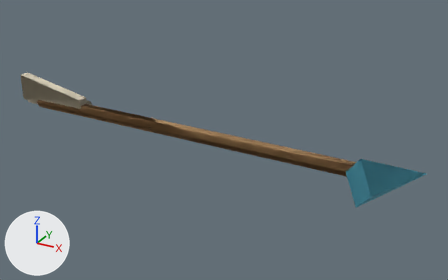
The glTF model client/public/assets/models/arrows/stacks/MithrilArrowStack5.glb, before and after one commit.
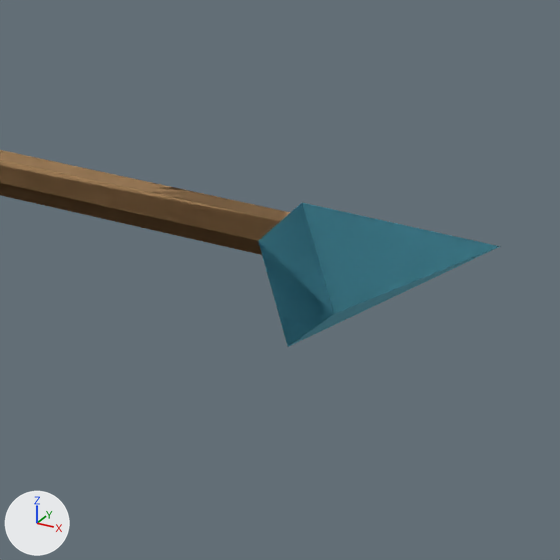
There are two pictures of each version: one whole from a 50 mm lens placed at (0.713, -1.09, 0.548), pointed at (0.103, 0.019, -0.007), one close up on the part from 58% to 100% of the width and 32% to 100% of the height. The lights are fixed; the arrows at lower left show +X, +Y and +Z. The first two pictures are the older version. Where no turn or scale is listed for an object, it has been applied to the vertices.

Objects in the first close-up: 'MithrilArrow_2_head', 'MithrilArrow_2_shaft', 'MithrilArrow_3_head', 'MithrilArrow_4_head', 'MithrilArrow_4_shaft', 'MithrilArrow_5_head', 'MithrilArrow_5_shaft' and 2 more.
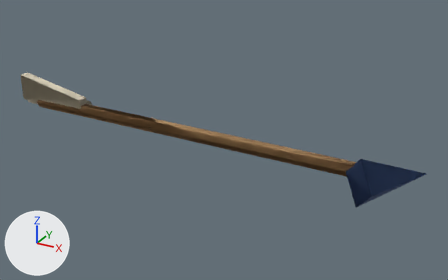
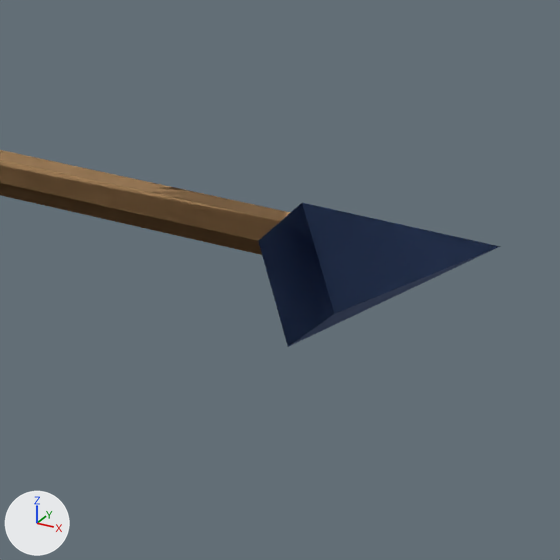
Where the change shows, as pixel boxes (x1, y1, x2, y2) in the close-ups (560 x 560 px):
'MithrilArrow_4_head', recoloured: (288, 203, 500, 347) in both
'MithrilArrow_5_head', recoloured: (258, 204, 496, 345) in both
'MithrilArrow_3_head', recoloured: (259, 203, 498, 345) in both
'MithrilArrow_2_head', recoloured: (302, 203, 490, 310) in both

What changed in the scene script:
```text
Change mat_mithril_arrow_tip:
    mat_mithril_arrow_tip.base_color: (0.1, 0.46, 0.6) -> (0.0348, 0.0747, 0.205)  # cyan #59b5cb -> blue #344d7d
```
